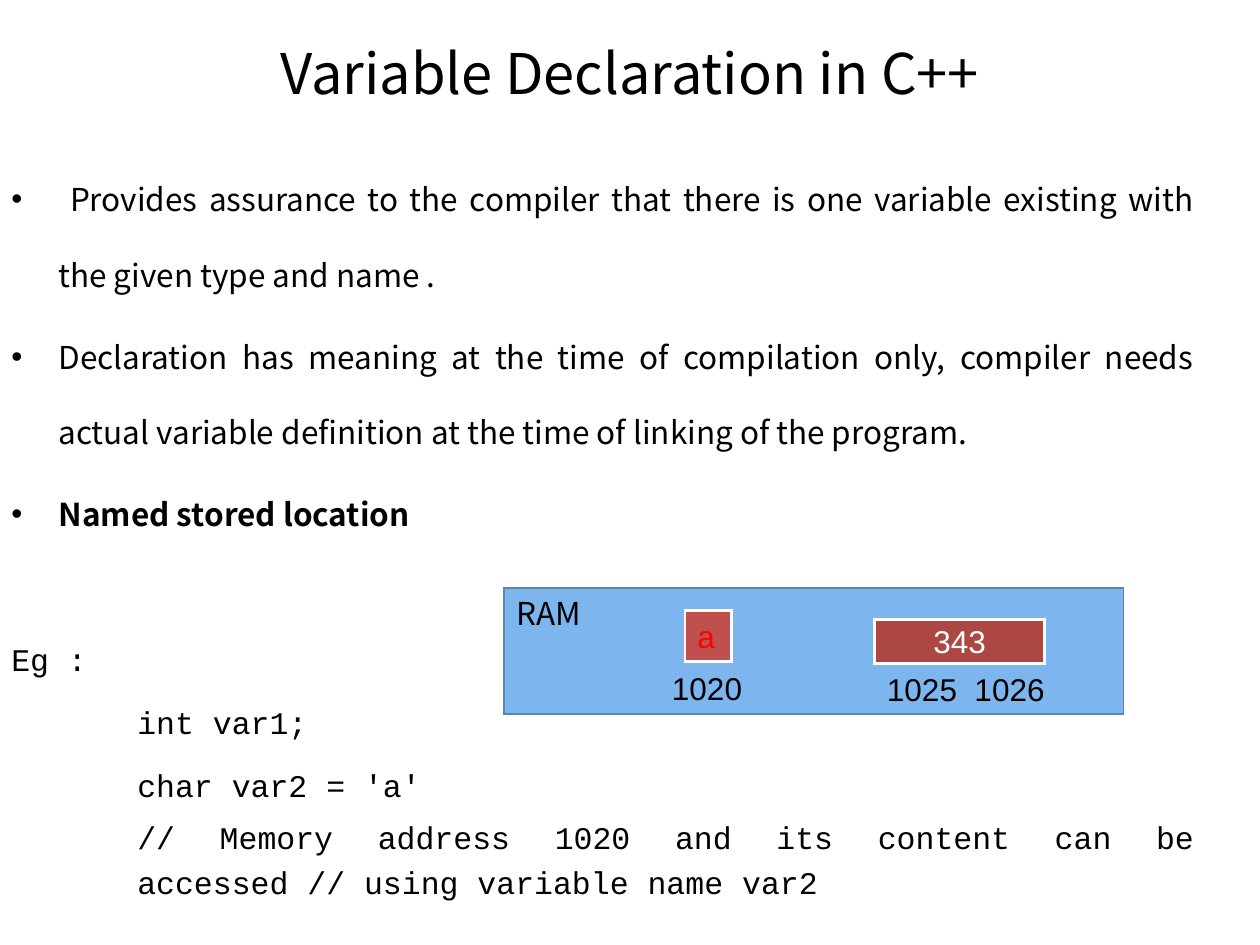
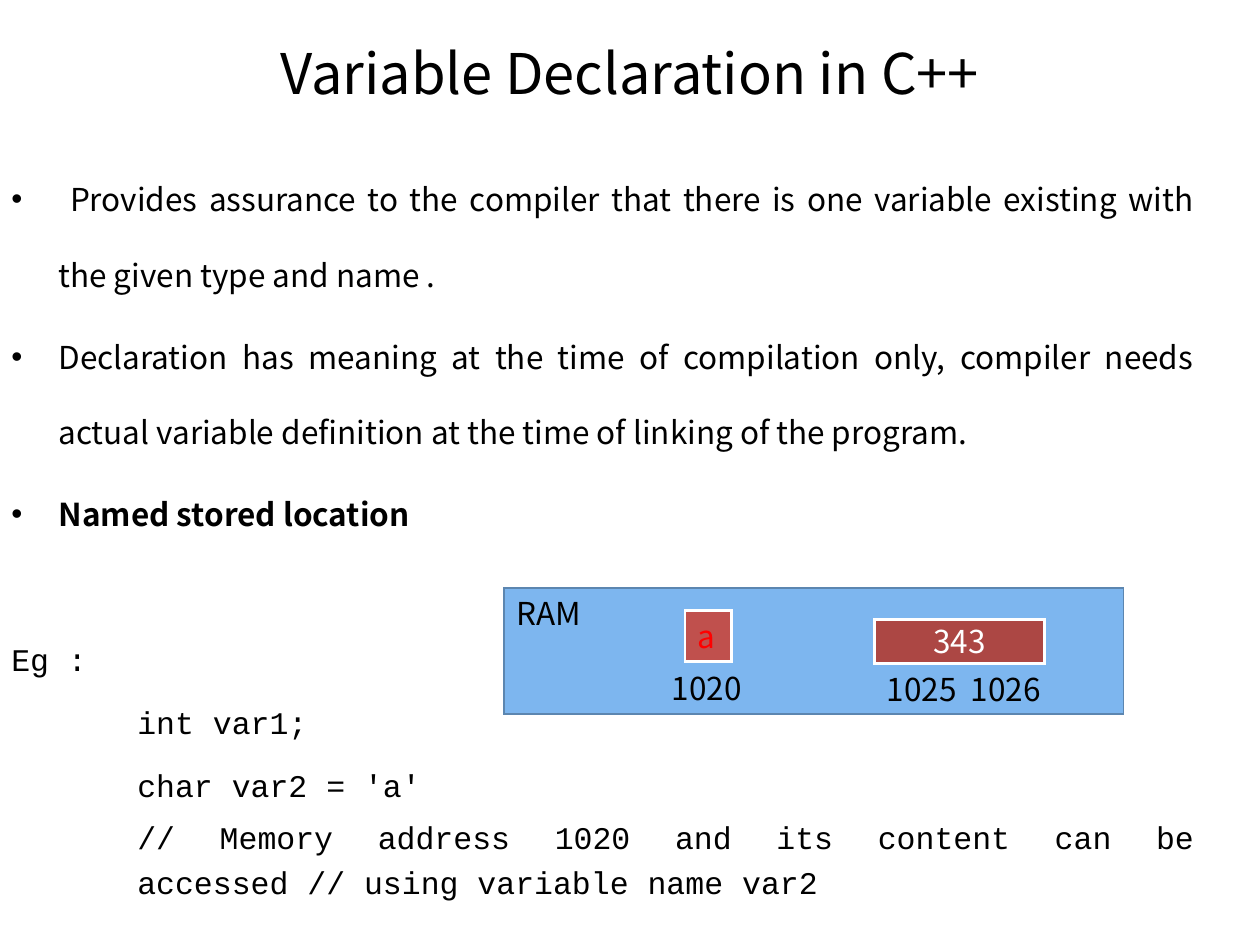
Before and after one commit to pankajfri/Training-Materials, a slide deck: slide 17 of Objected Oriented Programming Concepts Using C++ & Data Structures/Session-1.pptx (slide 22 before the commit). Drawn at 1260x945 pixels with LibreOffice and Linux fonts; fonts in the diff are those of the drawing. Boxes give left, top, right and bottom in pixels: in the first picture for what was removed or moved away, otherwise in the second. Text is boxed around its words. In the diff, an @@ line names an element or a change of style, - is before the commit and + after.

```diff
--- a/Objected Oriented Programming Concepts Using C++ & Data Structures/Session-1.pptx
+++ b/Objected Oriented Programming Concepts Using C++ & Data Structures/Session-1.pptx
@@ font Arial to Noto Sans CJK JP in 4 elements at [685,611,732,662], [672,676,742,701], [874,619,1045,663], [887,677,1041,702] @@
```
Also in this commit, not shown: 10 other slides changed, 1 slide removed, 1 other file.
